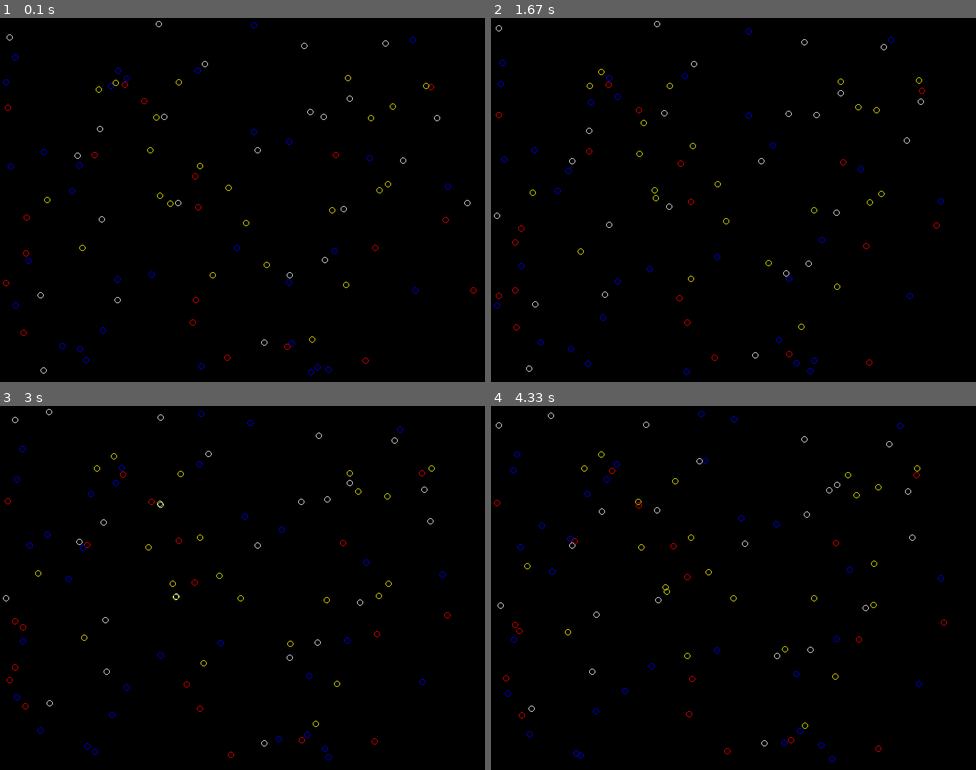
Above: before the commit, frames 1-4 (two rows, left to right).
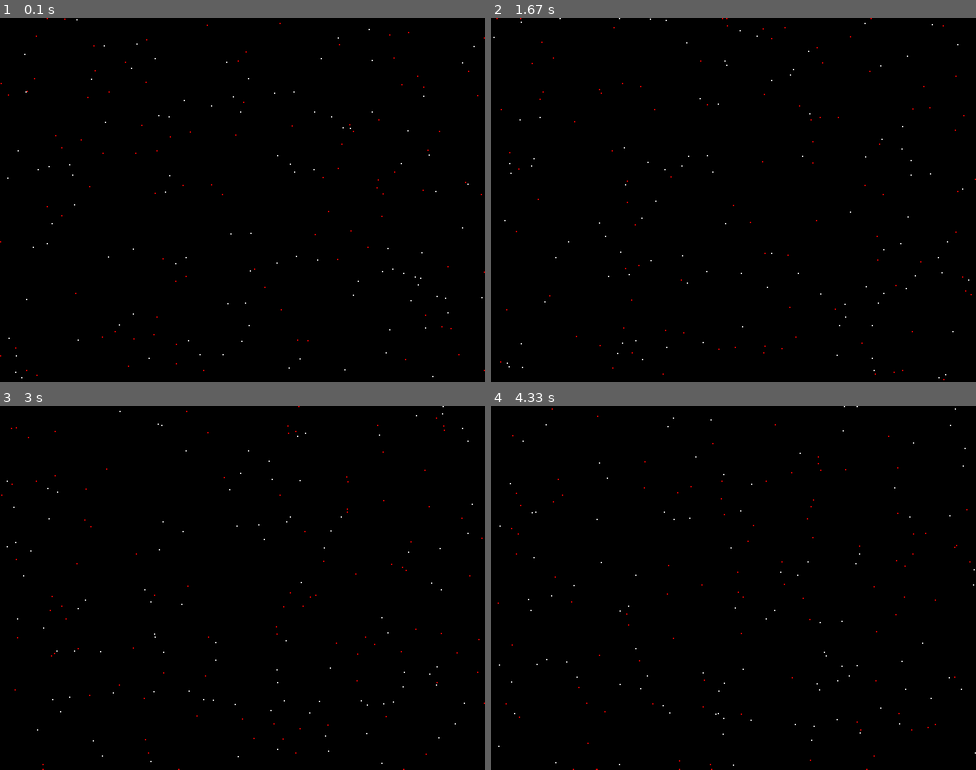
Above: after the commit, the same moments.

Repository: Moritz344/Simulation-of-Life
Game: pygame game, started from src/andere_lebewesen/particleLife.py
Same seed, same stepped clock (60 frames per second), same inputs: the game is played once before the commit and once after it.
Inputs:
- Up to frame 1 (0.1 s): no input
- Up to frame 2 (1.67 s): no input
- Up to frame 3 (3 s): no input
- Up to frame 4 (4.33 s): tap Enter at 3.33, 3.67, 4 s

The runs differ from the first frame. In frame 1, 0.7% of the frame differs, in the area x 0-100%, y 0-99%; in frame 2, 0.7%, in the area x 0-100%, y 0-100%; in frame 3, 0.7%; in frame 4, 0.7%.

Commit message:
cool particle

Diff:
--- a/src/andere_lebewesen/particleLife.py
+++ b/src/andere_lebewesen/particleLife.py
@@ -1,6 +1,7 @@
 import pygame
 import random
 
+# IDEA: Kollision mit einzelnen partikeln hinzufügen
 
 width = 800
 height = 600
@@ -9,28 +10,39 @@
 pygame.display.set_caption("particle life")
 
 # global var
-num = 100
-colors = ["red","white","blue","yellow"]
+num = 200
+colors = ["red","white"]
 
 class Life(object):
-    def __init__(self,position,speed,velocity,color):
+    def __init__(self,position,speed,velocity,color,id):
         self.position = list(position)
         self.speed = speed
         self.velocity = velocity
         self.color = color
-        self.size = 5
+        self.size = 1
+        self.id = id
+        self.id = round(self.id,2)
+        self.direction = "RIGHT"
+
+        self.move_right_chance = 0.67
+        self.move_left_chance = 0.67
+        self.move_down_chance = 0.67
+        self.move_up_chance = 0.67
+
+
+        self.rect = pygame.Rect(self.position[0] - 10,self.position[1] - 10,self.size * 5,self.size * 5)
 
 
     def move(self):
         self.direction = random.choice(["DOWN","RIGHT","UP","LEFT"])
 
-        if self.direction == "RIGHT" and random.random() > 0.67:
+        if self.direction == "RIGHT" and random.random() > self.move_right_chance:
             self.position[0] += self.speed
-        elif self.direction == "DOWN" and random.random() > 0.67:
+        elif self.direction == "DOWN" and random.random() > self.move_down_chance:
             self.position[1] += self.speed
-        elif self.direction == "UP" and random.random() > 0.67:
+        elif self.direction == "UP" and random.random() > self.move_up_chance:
             self.position[1] -= self.speed
-        elif self.direction == "LEFT" and random.random() > 0.67:
+        elif self.direction == "LEFT" and random.random() > self.move_left_chance:
             self.position[0] -= self.speed
 
         if self.position[0] > width - 10:
@@ -43,17 +55,81 @@
         elif self.position[1] < 0 + 10:
             self.position[1] = 0 + 10
 
-    def update(self):
-        self.move()
-        pygame.draw.circle(screen,self.color,self.position,self.size,1)
-        #pygame.draw.circle(screen,self.color,(self.position[0] - 7,self.position[1] - 7),self.size,1)
-        #pygame.draw.circle(screen,self.color,(self.position[0] + 7,self.position[1] - 7),self.size,1)
+    def move_group(self,group,direction):
+        for life in group:
+            if group == white_color_lifes:
+                if direction == "RIGHT" and random.random() < self.move_right_chance:
+                    self.position[0] += self.speed * 0.05
+                elif direction == "LEFT" and random.random() < self.move_left_chance:
+                    self.position[0] -= self.speed * 0.05
+                elif direction == "UP" and random.random() < self.move_up_chance:
+                    self.position[1] -= self.speed * 0.05
+                elif direction == "DOWN" and random.random() < self.move_down_chance:
+                    self.position[1] += self.speed * 0.05
+                else:
+                    group.remove(life)
 
-        self.rect = pygame.Rect(self.position[0] - 10,self.position[1] - 10,self.size * 5,self.size * 5)
-        # pygame.draw.rect(screen,"white",(self.position[0] - 10,self.position[1] - 10,self.size * 5,self.size * 5))
+        for life in group:
+            if group == red_color_lifes:
+                if direction == "RIGHT" and random.random() < self.move_right_chance:
+                    self.position[0] += self.speed * 0.1
+                elif direction == "LEFT" and random.random() < self.move_left_chance:
+                    self.position[0] -= self.speed * 0.1
+                elif direction == "UP" and random.random() < self.move_up_chance:
+                    self.position[1] -= self.speed * 0.1
+                elif direction == "DOWN" and random.random() < self.move_down_chance:
+                    self.position[1] += self.speed * 0.1
+                else:
+                    group.remove(life)
+
+    def check_collision(self):
+        global white_color_lifes,red_color_lifes
+
+        new_life = Life((random.randint(0,width),random.randint(0,height)),3,random.uniform(1,2),random.choice(colors),random.uniform(1,100))
+        red_color_lifes = [red for red in lifes if red.color == "red"]
+        white_color_lifes = [white for white in lifes if white.color == "white"]
+        groups = {0: [white_color_lifes]}
+
+        dead_lifes = []
+
+        for pixel in white_color_lifes:
+                if self.eye.colliderect(pixel.rect) :
+                    pixel.move_group(white_color_lifes,random.choice(["RIGHT","UP","LEFT","DOWN"]))
+
+        for pixel in red_color_lifes:
+                if pixel != self and self.eye.colliderect(pixel.rect):
+                    pixel.move_group(red_color_lifes,random.choice(["RIGHT","UP","LEFT","DOWN"]))
+                else:
+                    dead_lifes.append(pixel)
 
 
-lifes = [Life((random.randint(0,width),random.randint(0,height)),3,random.uniform(1,2),random.choice(colors)) for _ in range(num)]
+        for all in lifes:
+            if all.position[0] > width - self.size:
+                all.position[0] = width - self.size
+            elif all.position[0] < 0 + self.size:
+                all.position[0] = self.size
+
+            if all.position[1] > height - self.size:
+                all.position[1] = height - self.size
+            elif all.position[1] < 0 + self.size:
+                all.position[1] = self.size
+
+        # remove all white ones
+        #for life in white_color_lifes:
+            #lifes.remove(life)
+
+    def update(self):
+        #self.move()
+        self.life = pygame.draw.circle(screen,self.color,self.position,self.size,1)
+        #self.eye = pygame.draw.rect(screen,self.color,(self.position[0] - 20,self.position[1] - 20,50,50),1)
+        self.eye = pygame.Rect(self.position[0] - 100,self.position[1] - 50,200,100)
+        self.rect = pygame.Rect(self.position[0] - 10,self.position[1] - 10,self.size * 5,self.size * 5)
+
+        #pygame.draw.rect(screen,"red",(self.position[0] - 100,self.position[1] - 50,200,200),1)
+        #pygame.draw.rect(screen,"blue",(self.position[0] - 10,self.position[1] - 10,self.size * 5,self.size * 5),1)
+
+
+lifes = [Life((random.randint(0,width),random.randint(0,height)),3,random.uniform(1,2),random.choice(colors),random.uniform(1,100)) for _ in range(num)]
 
 
 run = True
@@ -69,6 +145,7 @@
 
     for life in lifes:
         life.update()
+        life.check_collision()
 
     clock.tick(60)
     pygame.display.update()
